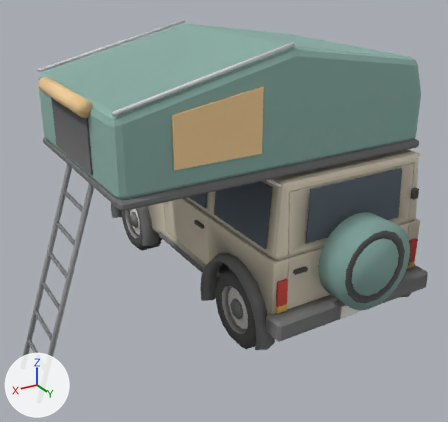
Before and after pictures for a commit that changed the glTF model props/jeep/jeep_camper.glb.
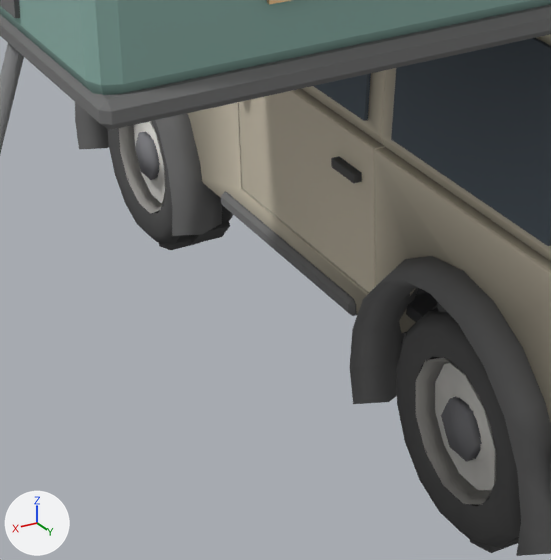
The first picture shows the older version from a 50 mm camera at (3.32, 5.07, 3.32) aimed at (0.53, 0.42, 1.0). The close-ups show the older and then the newer version on the part from 19% to 59% of the width and 40% to 83% of the height of that picture. Only the edits that show in the close-ups are written down. The axes (+X, +Y, +Z) are drawn at lower left. The lights are the same throughout. Where no turn or scale is listed for an object, it has been applied to the vertices. Vertices at exactly the same position are counted once.

In view in the first close-up: 'DoorP', 'Glass', 'GlassP', 'Jeep'.
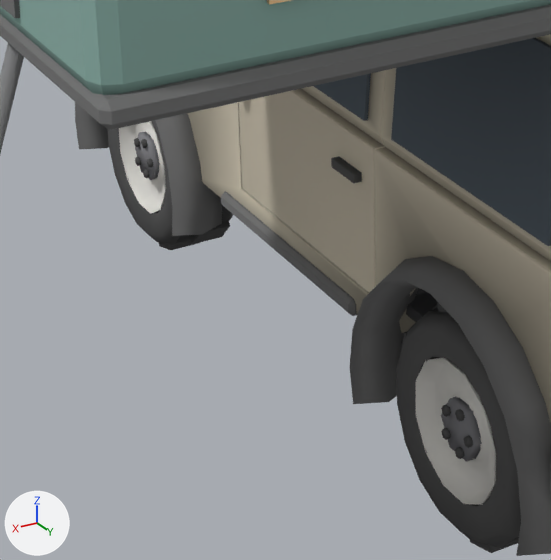
Pixel boxes (x1, y1, x2, y2) of what changed, in the close-ups (551 x 560 px):
part 1 of me_prism, added
    after: (147, 158, 153, 167)
part 2 of me_prism, added
    after: (141, 139, 148, 148)
part 3 of me_prism, added
    after: (134, 138, 140, 147)
part 4 of me_prism, added
    after: (135, 157, 141, 166)
part 5 of me_prism, added
    after: (143, 169, 149, 178)
part 6 of me_prism, added
    after: (463, 435, 473, 448)
part 7 of me_prism, added
    after: (455, 409, 465, 421)
part 8 of me_prism, added
    after: (441, 404, 451, 417)
part 9 of me_prism, added
    after: (441, 428, 451, 440)
part 10 of me_prism, added
    after: (455, 447, 464, 459)
part 11 of me_prism, recoloured
    both: (119, 121, 496, 505)

What changed in the scene script:
```text
Change me_prism:
    used by ob_jeep; location = (0.0, 0.0, 0.0)
    remove me_prism.from_pydata(...)  # 3216 vertices, 5692 faces; spans x -0.91..2.57, y -1.79..1.78, z -0.01..2.7
    add me_prism.from_pydata(...)  # 3456 vertices, 6092 faces; spans x -0.91..2.57, y -1.79..1.78, z -0.01..2.7
    me_prism part 1: a new loose piece, a 6-sided cylinder along x spanning x 0.801..0.826, y -1.105..-1.072, z 0.356..0.384, in mat_baked
    me_prism part 2: a new loose piece, a 6-sided cylinder along x spanning x 0.801..0.826, y -1.151..-1.118, z 0.419..0.448, in mat_baked
    me_prism part 3: a new loose piece, a 6-sided cylinder along x spanning x 0.801..0.826, y -1.226..-1.192, z 0.395..0.424, in mat_baked
    me_prism part 4: a new loose piece, a 6-sided cylinder along x spanning x 0.801..0.826, y -1.226..-1.192, z 0.316..0.345, in mat_baked
    me_prism part 5: a new loose piece, a 6-sided cylinder along x spanning x 0.801..0.826, y -1.151..-1.118, z 0.292..0.321, in mat_baked
    me_prism part 6: a new loose piece, a 6-sided cylinder along x spanning x 0.801..0.826, y 1.145..1.178, z 0.356..0.384, in mat_baked
    me_prism part 7: a new loose piece, a 6-sided cylinder along x spanning x 0.801..0.826, y 1.099..1.132, z 0.419..0.448, in mat_baked
    me_prism part 8: a new loose piece, a 6-sided cylinder along x spanning x 0.801..0.826, y 1.024..1.058, z 0.395..0.424, in mat_baked
    me_prism part 9: a new loose piece, a 6-sided cylinder along x spanning x 0.801..0.826, y 1.024..1.058, z 0.316..0.345, in mat_baked
    me_prism part 10: a new loose piece, a 6-sided cylinder along x spanning x 0.801..0.826, y 1.099..1.132, z 0.292..0.321, in mat_baked
    me_prism part 11: 603 kept faces spanning x -0.83..2.57, y -1.79..1.78, z -0.01..2.7 get new vertex colours
    other edits to the shape of me_prism do not show in these pictures
```
